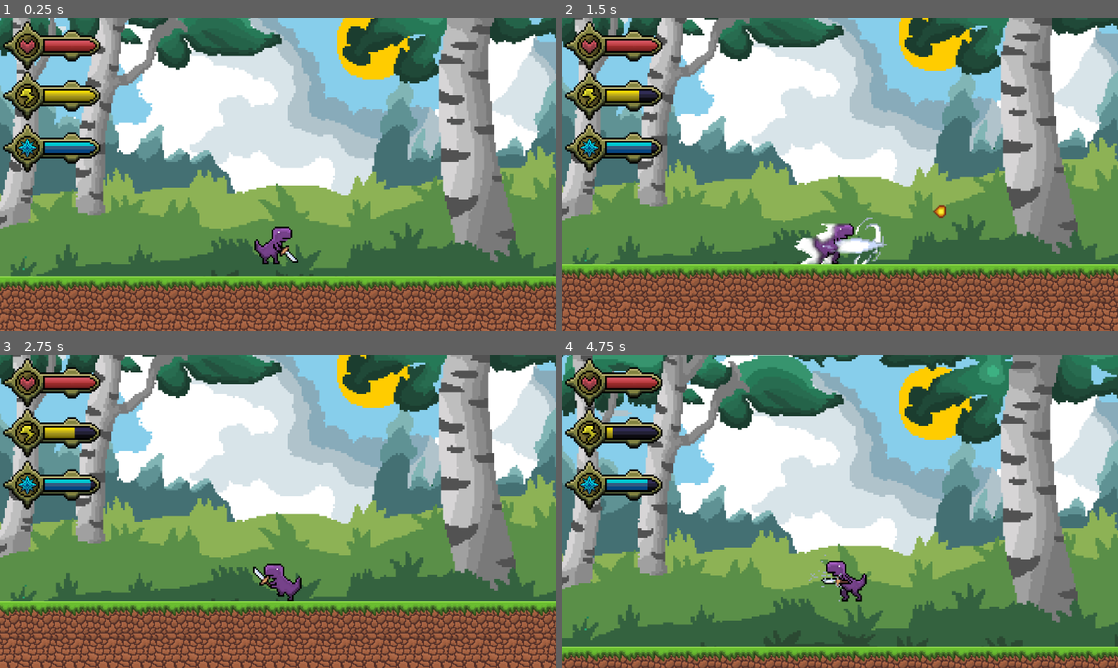
Above: before the commit, frames 1-4 (two rows, left to right).
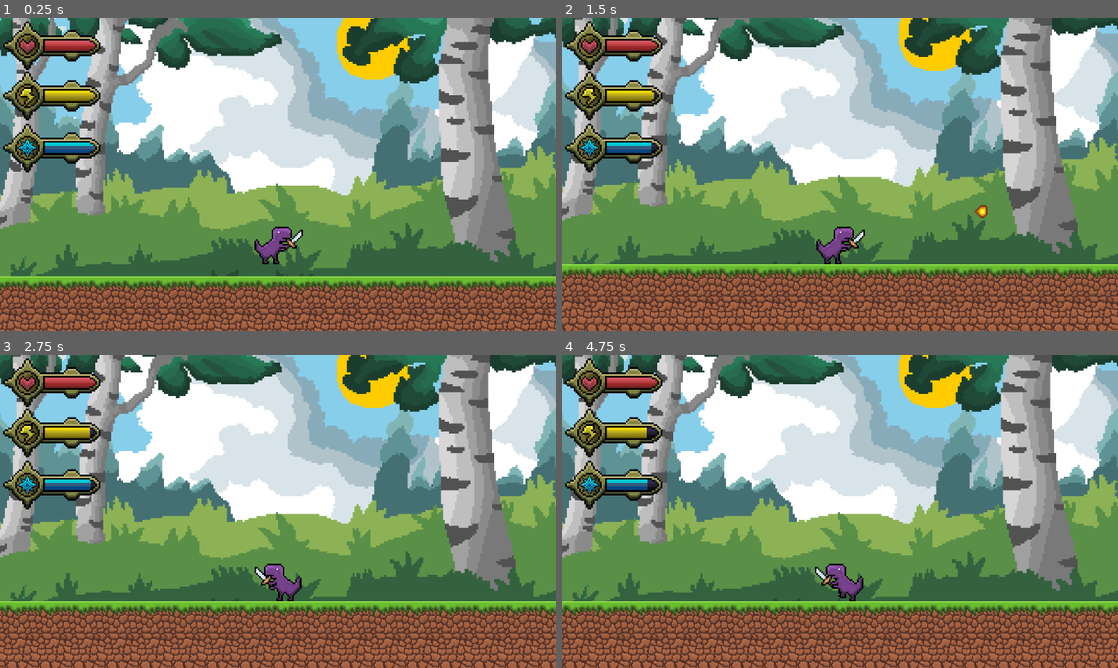
Above: after the commit, the same moments.

Repository: LeeTuah/rexvalley
Game: Godot game, scene res://game_manager.tscn
The game is run twice, just before and just after one commit, with the same random seed, the same clock (stepped at 60 frames per second) and the same inputs.
Inputs (mouse positions are in pixels of both pictures, inside the frame that each line leads up to):
- Up to frame 1 (0.25 s): no input
- Up to frame 2 (1.5 s): tap Enter (ui_accept) at 0.5, 0.77, 1.07 s; move the mouse to (962, 158) at 0.52 s; hold Right mouse button (magic_initiate) 0.53-1.28 s; hold Right (ui_right) from 0.53 s (still down); tap 1 (magic_fireball) at 0.6 s; click (962, 158) at 0.67 s; move the mouse to (728, 190) at 1.27 s; right-click (728, 190) at 1.35 s
- Up to frame 3 (2.75 s): tap Enter (ui_accept) at 1.52, 1.82, 2.3 s; tap 2 (magic_shield, bound only after the commit) at 1.55, 2.1 s; move the mouse to (333, 442) at 2.02 s; release Right (ui_right) at 2.03 s; hold Left (ui_left) from 2.03 s (still down)
- Up to frame 4 (4.75 s): move the mouse to (812, 574) at 2.77 s; release Left (ui_left) at 2.78 s; hold Right (ui_right) 2.78-4.28 s; tap Enter (ui_accept) at 2.85, 3.02, 3.32, 3.77, 4.07, 4.52 s; click (812, 574) at 2.92 s; tap 1 (magic_fireball) at 3.05, 3.6 s; move the mouse to (1006, 558) at 3.52 s; hold Right mouse button (magic_initiate) 3.53-4.28 s; move the mouse to (673, 464) at 4.27 s; hold Left (ui_left) from 4.28 s (still down); right-click (673, 464) at 4.35 s; tap 2 (magic_shield, bound only after the commit) at 4.55 s

The runs differ from the first frame. In frame 1, 0.2% of the frame differs, in the area x 46-55%, y 66-79%; in frame 2, 13%; in frame 3, 11%; in frame 4, 75%, in the area x 0-100%, y 0-100%.

Commit message:
Added magic shield mechanic and some bug fixes for sword slash

Diff:
--- a/project.godot
+++ b/project.godot
@@ -95,6 +95,11 @@
 "events": [Object(InputEventKey,"resource_local_to_scene":false,"resource_name":"","device":-1,"window_id":0,"alt_press …(191 unchanged characters)…
 ]
 }
+magic_shield={
+"deadzone": 0.2,
+"events": [Object(InputEventKey,"resource_local_to_scene":false,"resource_name":"","device":-1,"window_id":0,"alt_pressed":false,"shift_pressed":false,"ctrl_pressed":false,"meta_pressed":false,"pressed":false,"keycode":0,"physical_keycode":50,"key_label":0,"unicode":50,"location":0,"echo":false,"script":null)
+]
+}
 
 [physics]
 
--- a/scenes/player/player.gd
+++ b/scenes/player/player.gd
@@ -16,9 +16,12 @@
 	"sword_slash3": 0.4,
 	"thrust": 		0.5,
 	"fireball_1":	0.9 / 2.0,
+	"fireball_2":	0.9 / 2.0,
+	"shield": 1.67
 }
-
-var can_run = true
+var MAGIC_ANIMATIONS = ["fireball_1","fireball_2","shield"];
+
+var can_run = true;
 var sprint_timer = 0.0;
 const SPRINT_COOLDOWN = 3.0
 
@@ -33,22 +36,20 @@
 var last_speed = SPEED;
 var sprint_key_released = false;
 
-#arektu kom hole bhalo heo bojhai jache na tahole
-
-var can_input = true
+var can_input = true;
 var direction :float = 1
 var thrust_direction = 1;
 
 func _physics_process(delta: float) -> void:
 	if not is_on_floor():
-		velocity += get_gravity() * delta
-
-	# jumping physics
+		velocity += get_gravity() * delta;
+
+	#player jumping physics
 	if Input.is_action_just_pressed("ui_accept") and is_on_floor() and global.current_stamina >= STAMINA_DECREASE_RATE * 1.5:
-		velocity.y = JUMP_VELOCITY
-		global.current_stamina -= STAMINA_DECREASE_RATE * 1.5
-
-	# direction calc
+		velocity.y = JUMP_VELOCITY;
+		global.current_stamina -= STAMINA_DECREASE_RATE * 1.5;
+
+	# player direction calculation
 	direction = Input.get_axis("ui_left", "ui_right")
 	if direction != 0:
 		global.player_direction = direction;
@@ -87,8 +88,10 @@
 	global.player_position = position;
 
 var fireball_instance;
-
+var magic_done = false;
 func _process(delta: float):
+	if (Input.is_action_just_pressed("ui_thrust")):
+		magic_done = false;
 
 	global.current_mana += MANA_INCREASE_RATE * delta;
 
@@ -98,9 +101,9 @@
 
 	# sprint cooldown
 	if not can_run:
-		sprint_timer += delta
+		sprint_timer += delta;
 		if sprint_timer >= SPRINT_COOLDOWN:
-			can_run = true
+			can_run = true;
 
 	if can_input:
 		# slash attack
@@ -113,6 +116,7 @@
 
 		# magic attacks
 		elif (Input.is_action_pressed("magic_initiate")):
+
 			# fireball
 			if (Input.is_action_just_pressed("magic_fireball") and (global.current_mana > 20)):
 				animated_sprite.play("fireball_1");
@@ -120,9 +124,18 @@
 
 				idle_time = 0.0;
 				global.current_mana -= 14;
+				magic_done = true;
+
+			elif (Input.is_action_just_pressed("magic_shield") and (global.current_mana > 20)):
+				animated_sprite.play("shield");
+				can_input = false;
+
+				idle_time = 0.0;
+				global.current_mana -= 15;
+				magic_done = true;
 
 		# thrust attack
-		elif (Input.is_action_just_released("ui_thrust") and global.current_stamina >= 30):
+		elif (Input.is_action_just_released("ui_thrust") and global.current_stamina >= 30 and not magic_done):
 			animated_sprite.play(("thrust"));
 			can_input = false;
 
@@ -143,23 +156,25 @@
 					can_run = false;
 					sprint_timer = 0.0;
 
-			# walking
+			# walking stamina calculation
 			else:
 				animated_sprite.play("walk");
 				if can_run:
 					global.current_stamina += STAMINA_INCREASE_RATE * delta;
 
-		# idle
+		# idle stamina calculation
 		elif is_on_floor():
 			animated_sprite.play("idle");
 			global.current_stamina += STAMINA_INCREASE_RATE * delta;
 
+
+
 	else:
 			idle_time += delta;
-
+			#var current_animation = animated_sprite.animation;
 			if idle_time >= IDLE_TIMES[animated_sprite.animation]: # checking counter wait time from dictionary above
 				idle_time = 0.0;
-				can_input = true;
+
 
 				if (animated_sprite.animation == "fireball_1"):
 					# creates a new fireball
@@ -170,20 +185,32 @@
 					get_parent().get_node("Fireball").add_child(fireball_instance);
 					animated_sprite.play("fireball_2");
 
-			# logic checks whether the animation is sword_slash1 or sword_slash2
-			# and attack key pressed before the timer exceeds the cooldown
-			# and the combo counter is lesser than max value
+				elif (((animated_sprite.animation == "sword_slash1" or animated_sprite.animation == "sword_slash2") and queue_next_combo)):
+					queue_next_combo = false;
+					current_combo_counter += 1;
+					animated_sprite.play("sword_slash"+str(current_combo_counter));
+
+				else:
+					can_input = true;
+					current_combo_counter = 0;
+					queue_next_combo = false;
+
+
+			#logic checks whether the animation is sword_slash1 or sword_slash2
+			#and attack key pressed before the timer exceeds the cooldown
+			#and the combo counter is lesser than max value
 			elif ((animated_sprite.animation == "sword_slash1" or animated_sprite.animation == "sword_slash2") and
 				Input.is_action_just_pressed("ui_attack") and current_combo_counter < MAX_COMBO
 			):
-				idle_time = 0.0;
-				can_input = false;
-
-				current_combo_counter += 1;
-				animated_sprite.play("sword_slash" + str(current_combo_counter));
-
-
-	# camera look down functionality
+				queue_next_combo = true;
+				#idle_time = 0.0;
+				#can_input = false;
+				#
+				#current_combo_counter += 1;
+				#animated_sprite.play("sword_slash" + str(current_combo_counter));
+
+
+	# camera look down functionality only for debugging right now
 	if (Input.is_action_just_pressed("ui_look_down")):
 		if ($Camera2D.position.y == CAMERA_DEFAULT_POS):
 			$AnimationPlayer.play("camera_moving_down");
--- a/scenes/player/player.tscn
+++ b/scenes/player/player.tscn
@@ -6,6 +6,7 @@
 [ext_resource type="Texture2D" uid="uid://c5gnxg5emrcog" path="res://assets/player_spritesheet_walk.png" id="3_gmlin"]
 [ext_resource type="Texture2D" uid="uid://b1yk6qvu5p034" path="res://assets/player_sword_slash1.png" id="4_lvxji"]
 [ext_resource type="Texture2D" uid="uid://beia8anoec13j" path="res://assets/player_sword_slash2.png" id="5_p47bc"]
+[ext_resource type="Texture2D" uid="uid://dgct4lwijq6rx" path="res://assets/player_spritesheet_shield.png" id="5_qek5x"]
 [ext_resource type="Texture2D" uid="uid://r14mtuip3qcv" path="res://assets/player_spritesheet_thrust.png" id="6_75vfm"]
 
 [sub_resource type="AtlasTexture" id="AtlasTexture_5q8fn"]
@@ -76,6 +77,46 @@
 atlas = ExtResource("3_gmlin")
 region = Rect2(224, 0, 32, 32)
 
+[sub_resource type="AtlasTexture" id="AtlasTexture_8qxvo"]
+atlas = ExtResource("5_qek5x")
+region = Rect2(0, 0, 32, 32)
+
+[sub_resource type="AtlasTexture" id="AtlasTexture_rw8a5"]
+atlas = ExtResource("5_qek5x")
+region = Rect2(32, 0, 32, 32)
+
+[sub_resource type="AtlasTexture" id="AtlasTexture_iwuka"]
+atlas = ExtResource("5_qek5x")
+region = Rect2(64, 0, 32, 32)
+
+[sub_resource type="AtlasTexture" id="AtlasTexture_hyqqp"]
+atlas = ExtResource("5_qek5x")
+region = Rect2(96, 0, 32, 32)
+
+[sub_resource type="AtlasTexture" id="AtlasTexture_ds1xl"]
+atlas = ExtResource("5_qek5x")
+region = Rect2(128, 0, 32, 32)
+
+[sub_resource type="AtlasTexture" id="AtlasTexture_1u1sw"]
+atlas = ExtResource("5_qek5x")
+region = Rect2(160, 0, 32, 32)
+
+[sub_resource type="AtlasTexture" id="AtlasTexture_2t3bg"]
+atlas = ExtResource("5_qek5x")
+region = Rect2(192, 0, 32, 32)
+
+[sub_resource type="AtlasTexture" id="AtlasTexture_jrbya"]
+atlas = ExtResource("5_qek5x")
+region = Rect2(224, 0, 32, 32)
+
+[sub_resource type="AtlasTexture" id="AtlasTexture_ahqnk"]
+atlas = ExtResource("5_qek5x")
+region = Rect2(256, 0, 32, 32)
+
+[sub_resource type="AtlasTexture" id="AtlasTexture_vb1ce"]
+atlas = ExtResource("5_qek5x")
+region = Rect2(288, 0, 32, 32)
+
 [sub_resource type="AtlasTexture" id="AtlasTexture_8ydkj"]
 atlas = ExtResource("4_lvxji")
 region = Rect2(0, 0, 64, 64)
@@ -244,6 +285,41 @@
 "loop": 1,
 "name": &"run",
 "speed": 20.0
+}, {
+"frames": [{
+"duration": 1.0,
+"texture": SubResource("AtlasTexture_8qxvo")
+}, {
+"duration": 1.0,
+"texture": SubResource("AtlasTexture_rw8a5")
+}, {
+"duration": 1.0,
+"texture": SubResource("AtlasTexture_iwuka")
+}, {
+"duration": 1.0,
+"texture": SubResource("AtlasTexture_hyqqp")
+}, {
+"duration": 1.0,
+"texture": SubResource("AtlasTexture_ds1xl")
+}, {
+"duration": 1.0,
+"texture": SubResource("AtlasTexture_1u1sw")
+}, {
+"duration": 1.0,
+"texture": SubResource("AtlasTexture_2t3bg")
+}, {
+"duration": 1.0,
+"texture": SubResource("AtlasTexture_jrbya")
+}, {
+"duration": 1.0,
+"texture": SubResource("AtlasTexture_ahqnk")
+}, {
+"duration": 1.0,
+"texture": SubResource("AtlasTexture_vb1ce")
+}],
+"loop": 0,
+"name": &"shield",
+"speed": 6.0
 }, {
 "frames": [{
 "duration": 1.0,
@@ -408,7 +484,7 @@
 texture_filter = 1
 scale = Vector2(4.5, 4.5)
 sprite_frames = SubResource("SpriteFrames_01hqx")
-animation = &"fireball_1"
+animation = &"shield"
 
 [node name="CollisionPolygon2D" type="CollisionPolygon2D" parent="." unique_id=609036338]
 polygon = PackedVector2Array(4, 58, -44, 58, -67, 17, -67, -17, -9, -54, 31, -54, 68, -45, 68, -28, 50, 11)
Binary file added: assets/aseprite downloads/Shield.aseprite
Binary file added: assets/player_spritesheet_shield.png
Not shown, added: assets/player_spritesheet_shield.png.import
